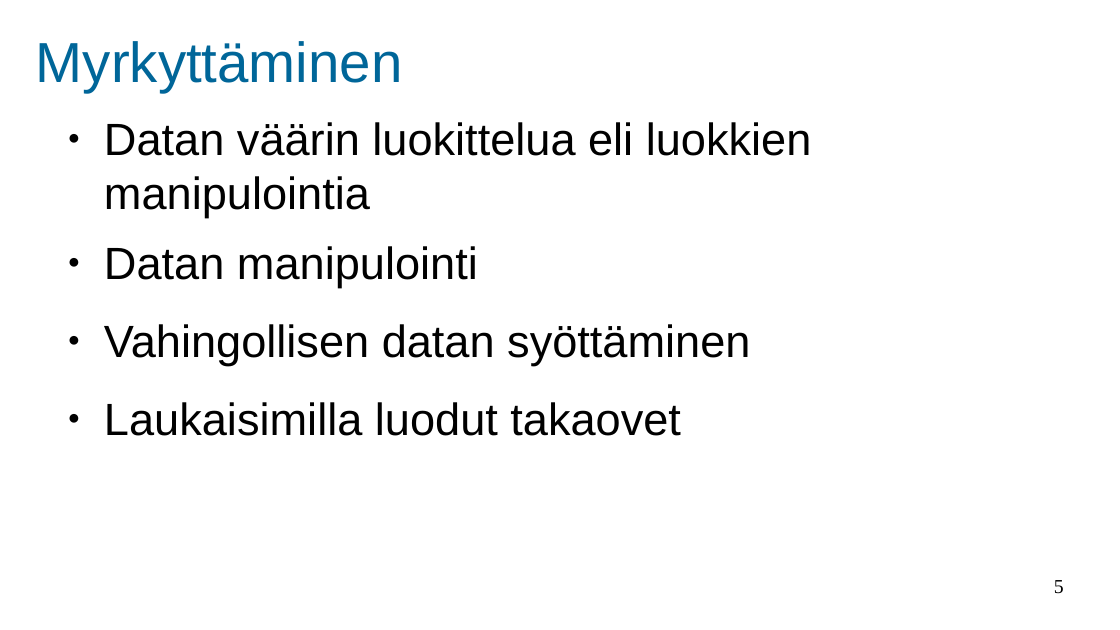
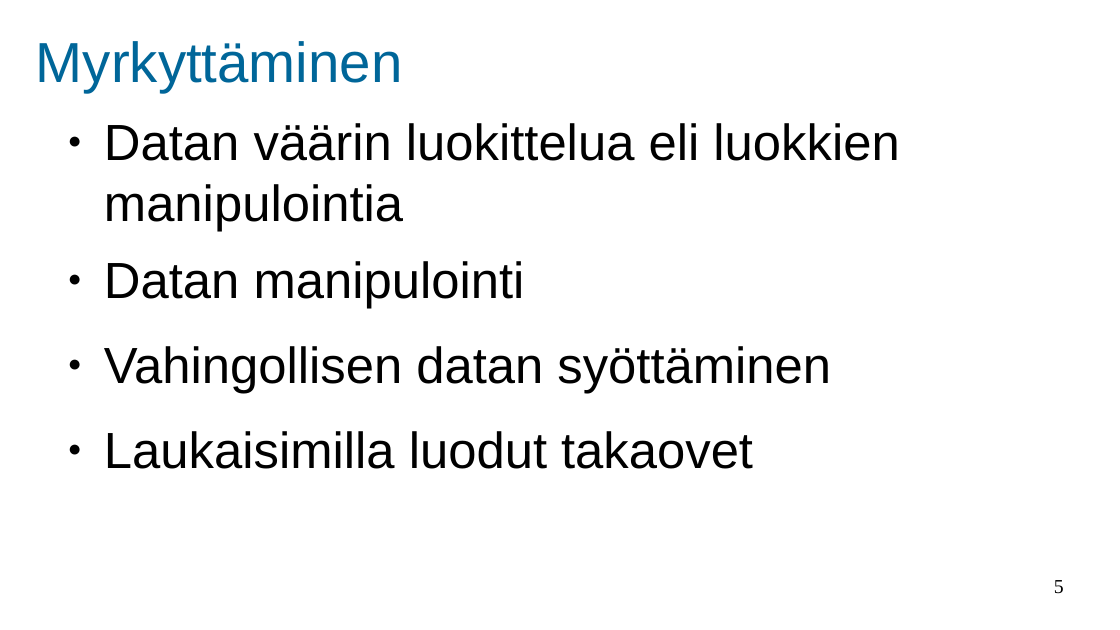
Before and after one commit to Akseli1236/AI-Poisoning, a slide deck: slide 5 of AI poisoning.odp. Drawn at 1120x630 pixels with LibreOffice and Linux fonts; fonts in the diff are those of the drawing; background and template pictures are left out. Boxes give left, top, right and bottom in pixels: in the first picture for what was removed or moved away, otherwise in the second. Text is boxed around its words. In the diff, an @@ line names an element or a change of style, - is before the commit and + after.

```diff
--- a/AI poisoning.odp
+++ b/AI poisoning.odp
@@ text "Datan väärin luokittelua eli luokkien ..." at [104,123,899,469]: size 32 to 36 pt @@
```
Also in this commit, not shown: 6 other slides changed.
